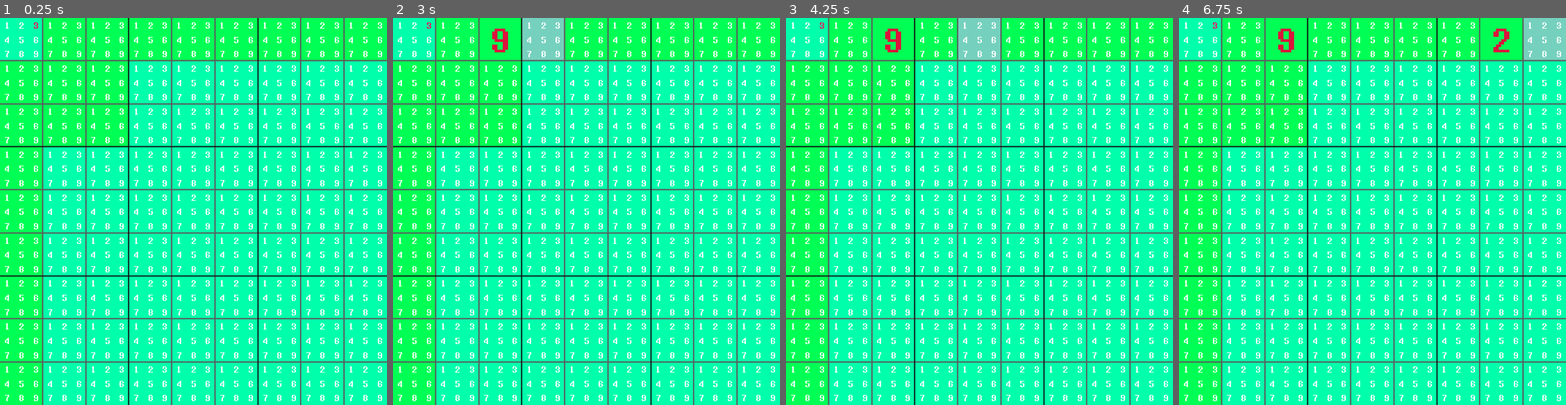
Above: before the commit, frames 1-4 (left to right).
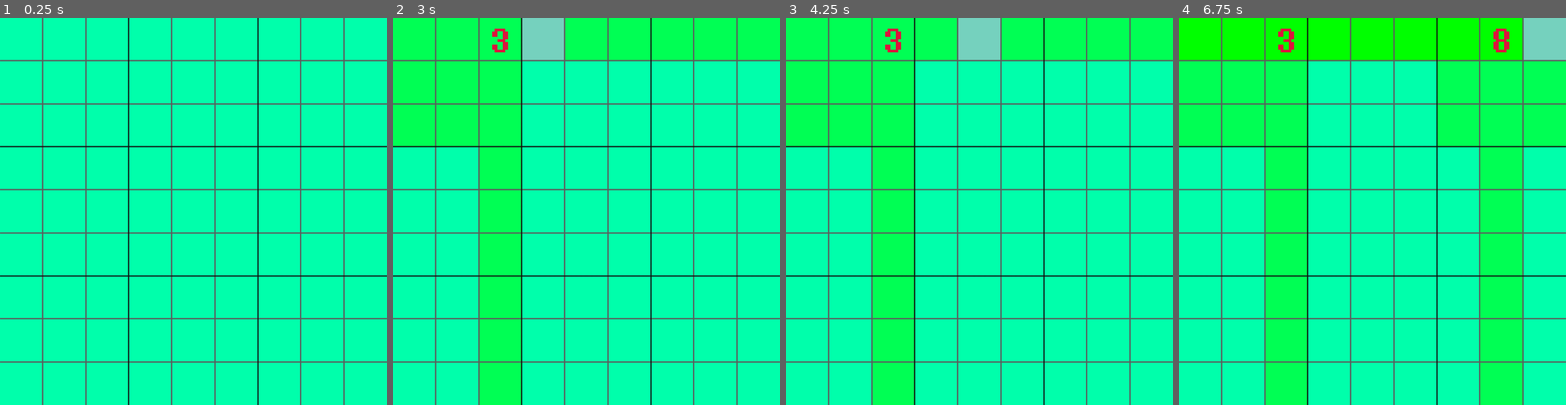
Above: after the commit, the same moments.

Repository: e-thab/sudoku
Game: Godot game, scene res://scenes/Main.tscn
Same seed, same stepped clock (60 frames per second), same inputs: the game is played once before the commit and once after it.
Inputs (mouse positions are in pixels of both pictures, inside the frame that each line leads up to):
- Up to frame 1 (0.25 s): no input
- Up to frame 2 (3 s): tap Enter at 0.5, 2 s; move the mouse to (416, 41) at 0.52 s; right-click (416, 41) at 0.6 s; click (416, 41) at 0.67 s; tap Space at 1.25, 2.75 s; move the mouse to (458, 41) at 1.27 s; tap Delete (delete) at 1.35 s; click (458, 41) at 1.42 s; right-click (458, 41) at 1.55 s; move the mouse to (501, 41) at 2.02 s; right-click (501, 41) at 2.1 s; click (501, 41) at 2.17 s; move the mouse to (543, 41) at 2.77 s; tap R (random_val) at 2.85 s; click (543, 41) at 2.92 s
- Up to frame 3 (4.25 s): right-click (936, 41) at 3.05 s; tap Enter at 3.5 s; move the mouse to (979, 41) at 3.52 s; click (979, 41) at 3.6 s; right-click (979, 41) at 3.8 s
- Up to frame 4 (6.75 s): tap Space at 4.25 s; move the mouse to (1415, 41) at 4.27 s; right-click (1415, 41) at 4.35 s; click (1415, 41) at 4.42 s; move the mouse to (1457, 41) at 5.02 s; tap Delete (delete) at 5.1 s; click (1457, 41) at 5.17 s; right-click (1457, 41) at 5.3 s; move the mouse to (1500, 41) at 5.77 s; right-click (1500, 41) at 5.85 s; click (1500, 41) at 5.92 s; move the mouse to (1542, 41) at 6.52 s; tap R (random_val) at 6.6 s; click (1542, 41) at 6.67 s

The runs differ from the first frame. In frame 1, 30% of the frame differs, in the area x 0-100%, y 0-100%; in frame 2, 22%; in frame 3, 22%; in frame 4, 42%.

Commit message:
puzzle generation, need clue logic

Diff:
--- a/project.godot
+++ b/project.godot
@@ -7,6 +7,11 @@
 ;   param=value ; assign values to parameters
 
 config_version=4
+
+_global_script_classes=[  ]
+_global_script_class_icons={
+
+}
 
 [application]
 
@@ -39,12 +44,12 @@
 }
 random_val={
 "deadzone": 0.5,
-"events": [ Object(InputEventKey,"resource_local_to_scene":false,"resource_name":"","device":0,"alt":false,"shift":false,"control":false,"meta":false,"command":false,"pressed":false,"scancode":82,"physical_scancode":0,"unicode":0,"echo":false,"script":null)
+"events": [ Object(InputEventKey,"resource_local_to_scene":false,"resource_name":"","device":0,"alt":false,"shift":false,"control":false,"meta":false,"command":false,"pressed":false,"scancode":82,"unicode":0,"echo":false,"script":null)
  ]
 }
 delete={
 "deadzone": 0.5,
-"events": [ Object(InputEventKey,"resource_local_to_scene":false,"resource_name":"","device":0,"alt":false,"shift":false,"control":false,"meta":false,"command":false,"pressed":false,"scancode":16777224,"physical_scancode":0,"unicode":0,"echo":false,"script":null)
+"events": [ Object(InputEventKey,"resource_local_to_scene":false,"resource_name":"","device":0,"alt":false,"shift":false,"control":false,"meta":false,"command":false,"pressed":false,"scancode":16777224,"unicode":0,"echo":false,"script":null)
  ]
 }
 
--- a/scenes/Cell.gd
+++ b/scenes/Cell.gd
@@ -1,9 +1,10 @@
 extends Control
 
 signal solve(col, row, box, n)
+signal set(col, row, box, n)
 
 var markup = [1, 2, 3, 4, 5, 6, 7, 8, 9] # actual possible answers, culled after solution generated
-var notes = [] # user notes
+var notes = [1, 2, 3, 4, 5, 6, 7, 8, 9] # user notes
 var note_mode = false	# distinguish when entering solution (false) vs entering note (true)
 
 #var solutions = []
@@ -22,7 +23,7 @@
 # Called when the node enters the scene tree for the first time.
 func _ready():
 	#tbd: apply solution number?
-	#set_bg()
+	set_bg()
 	pass # Replace with function body.
 
 
@@ -50,9 +51,9 @@
 	var br = int(row/3)
 	box = bc + (3 * br)
 
-	col += 1	#1-indexing
-	row += 1
-	box += 1
+#	col += 1	#1-indexing
+#	row += 1
+#	box += 1
 
 func random_choice(arr):
 	# Return random element from array
@@ -62,8 +63,14 @@
 
 func set_solution(n):
 	solution = n
-	emit_signal("solve", col, row, box, n)
+	emit_signal("set", col, row, box, n)
 	markup = [1, 2, 3, 4, 5, 6, 7, 8, 9]
+
+
+func set_random_solution():
+#	if solved: return
+	var rand = random_choice(markup)
+	set_solution(rand)
 
 
 func add_note(n):
@@ -116,16 +123,16 @@
 
 func input_solution(n):
 	n = int(n)
-	#$Solution.self_modulate = Color.white
 	if n == solution:
 		$Solution.self_modulate = Color.white
+		solved = true
 	else:
 		$Solution.self_modulate = Color.crimson
 
 	$Solution.text = str(n)
 	$Notes.visible = false
 	#$Background.self_modulate = Color.black
-	solved = true
+#	solved = true
 	#solution = n
 #	solutions.append(n)
 	emit_signal("solve", col, row, box, n)
@@ -157,15 +164,10 @@
 
 
 func set_bg():
-	var value
-	if solved:
-		#value = solution
-		return
-	else:
-		value = len(markup)
+	if solved: return
 
 	var color = Color.black
-	match value:
+	match len(markup):
 		1:
 			color = Color(1, 0, 0)
 		2:
--- a/scripts/board.gd
+++ b/scripts/board.gd
@@ -1,12 +1,10 @@
 extends Node
 
 # Declare member variables here. Examples:
-var rows = [null, [], [], [], [], [], [], [], [], []]	#2D array [row][row index]
-var cols = [null, [], [], [], [], [], [], [], [], []]	#2D array [col][col index]
-var boxes = [null, [], [], [], [], [], [], [], [], []]	#2D array [box][col index]
-var solutions = [null]	# Array of solutions, 1-indexed
-						# Above arrays are 1-indexed for sudoku standards
-						# Boxes indexed left to right, top to bottom
+var rows = [[], [], [], [], [], [], [], [], []]	#2D array [row][row index]
+var cols = [[], [], [], [], [], [], [], [], []]	#2D array [col][col index]
+var boxes = [[], [], [], [], [], [], [], [], []]	#2D array [box][col index]
+var solutions = []	# Array of solutions, indexed left to right, top to bottom
 var cells = []	# Holds references to each cell, top left to bottom right
 var solved = 0
 var errors = 0
@@ -26,6 +24,7 @@
 		cols[cell.col].append(cell)
 		boxes[cell.box].append(cell)
 		cell.connect("solve", self, "_on_solve")
+		cell.connect("set", self, "_on_set")
 		cell.show_markup()
 	generate()
 
@@ -50,12 +49,12 @@
 
 func generate():
 	#print("generating")
-	solutions = [null, [], [], [], [], [], [], [], [], []]
+	solutions = [[], [], [], [], [], [], [], [], []]
 	reset_cells()
 	randomize_board()
 
-	for cell in cells:
-		cell.set_bg()
+#	for cell in cells:
+#		cell.set_bg()
 
 #	for i in range(1, len(rows)):			#load into solutions
 #		solutions.append([])
@@ -63,9 +62,9 @@
 		#.insert(0, null)	#1-indexing
 #			solutions[i-1].append(cell.solution)
 
-	for i in range(1, len(rows)):
-		for cell in rows[i]:
-			solutions[i].append(cell.solution)
+#	for i in range(1, len(rows)):
+#		for cell in rows[i]:
+#			solutions[i].append(cell.solution)
 
 #	cols = _rows_to_cols(rows)
 	 #populate boxes?
@@ -105,7 +104,7 @@
 			#next_cell.input_solution(n)
 
 		else:
-			next_cell.set_solution(random_choice(next_cell.markup))
+			next_cell.set_random_solution()
 			solved += 1
 			#next_cell.input_random_solution()
 
@@ -125,8 +124,8 @@
 			if cell.lonely != 0:
 				return cell
 				#cell.input_solution(cell.lonely)
-			#elif len(cell.markup) == 1:
-				#return cell
+			elif len(cell.markup) == 1:
+				return cell
 				#cell.input_solution(cell.markup[0])
 			elif len(cell.markup) < min_amt:
 				next_cell = cell
@@ -258,23 +257,34 @@
 	return new
 
 
+func _on_set(col, row, box, n):
+#	for cell in rows[row]:
+#		cell.remove_markup(n)
+#
+#	for cell in cols[col]:
+#		cell.remove_markup(n)
+#
+#	for cell in boxes[box]:
+#		cell.remove_markup(n)
+	solved += 1
+
+
 func _on_solve(col, row, box, n):
 	for cell in rows[row]:
 		cell.remove_markup(n)
-#		cell.remove_note(n)
-#		cell.set_bg()
+		cell.remove_note(n)
+		cell.set_bg()
 
 	for cell in cols[col]:
 		cell.remove_markup(n)
-#		cell.remove_note(n)
-#		cell.set_bg()
+		cell.remove_note(n)
+		cell.set_bg()
 
 	for cell in boxes[box]:
 		cell.remove_markup(n)
-#		cell.remove_note(n)
-#		cell.set_bg()
+		cell.remove_note(n)
+		cell.set_bg()
 
 	#print('(', col, ', ', row, ') set to ', n)
 	mark_lonely()
 	#debug_txt('(' + str(col) + ', ' + str(row) + ') set to ' + str(n))
-	solved += 1
